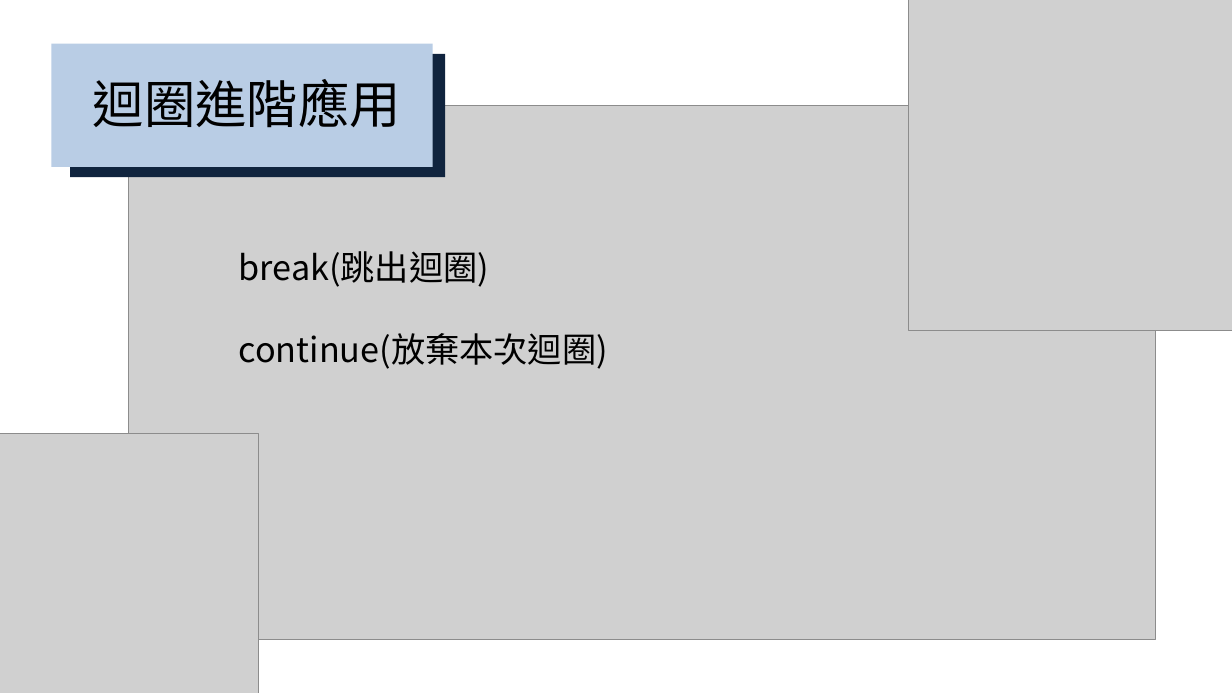
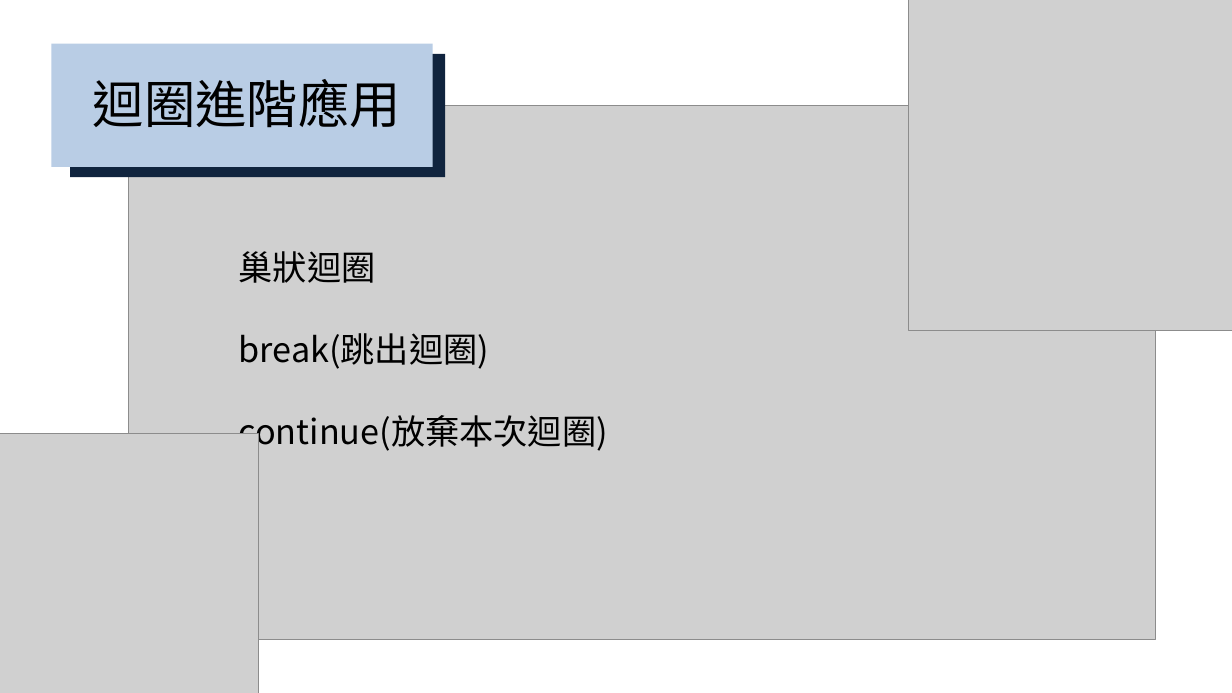
Before and after one commit to choco2001/ppt, a slide deck: slide 13 of phpppt.pptx. Drawn at 1232x693 pixels with LibreOffice and Linux fonts; fonts in the diff are those of the drawing; grey boxes stand for pictures. Boxes give left, top, right and bottom in pixels: in the first picture for what was removed or moved away, otherwise in the second. Text is boxed around its words. In the diff, an @@ line names an element or a change of style, - is before the commit and + after.

```diff
--- a/phpppt.pptx
+++ b/phpppt.pptx
@@ text at [239, 251, 376, 283]: paragraph added @@
+巢狀迴圈
```
